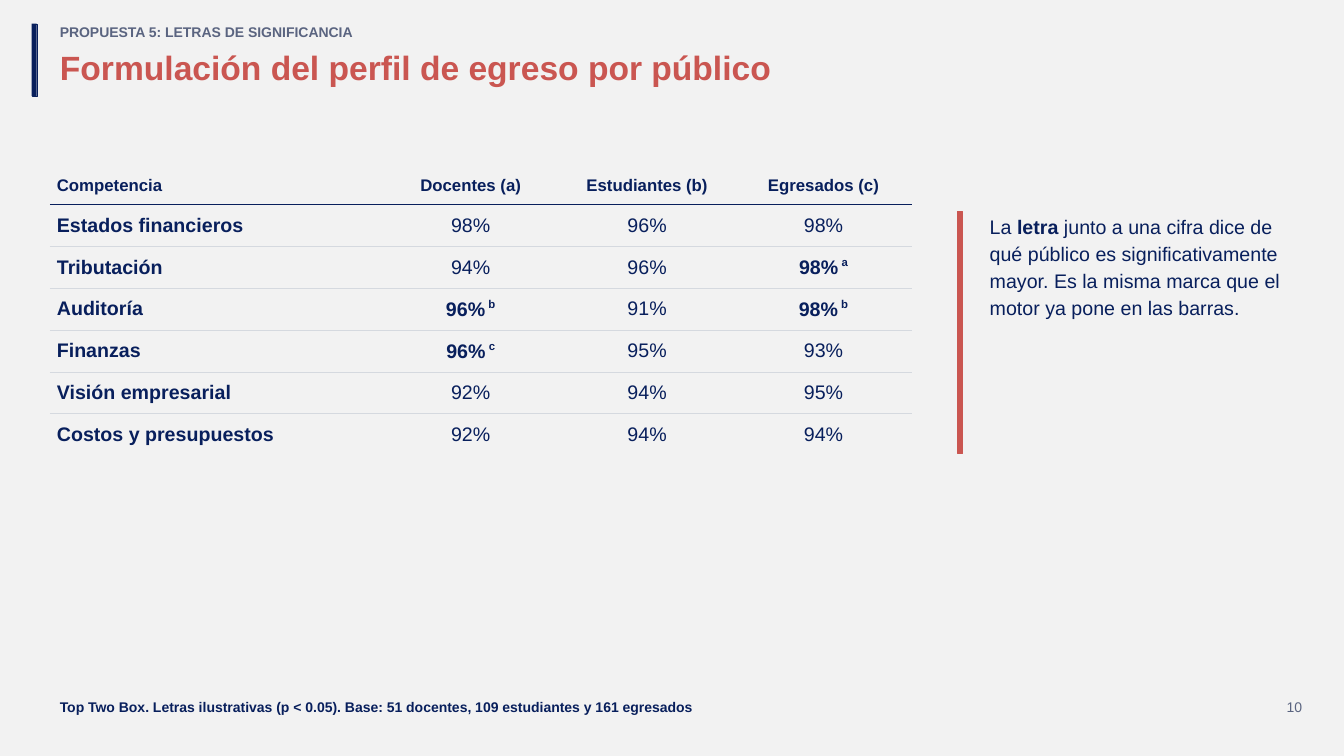
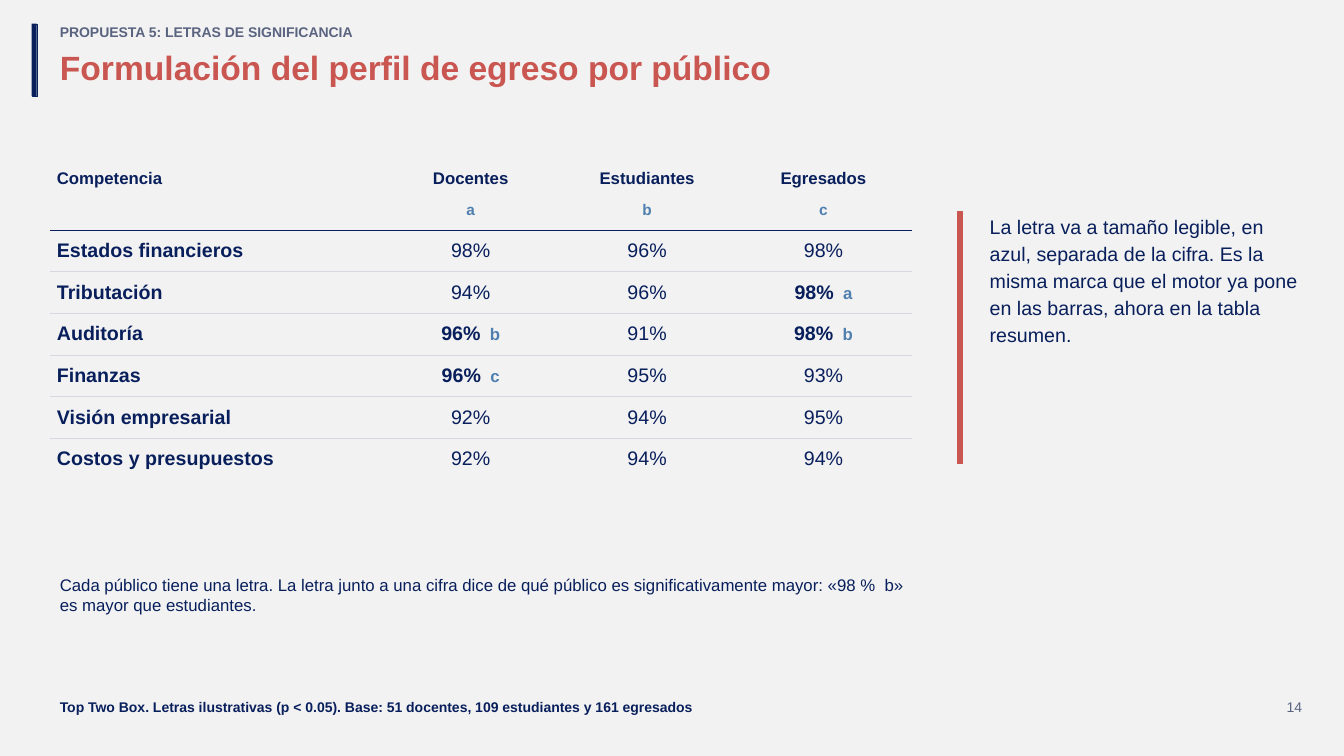
Before and after one commit to GonzaloAlmendariz/prosecnur-app, a slide deck: slide 14 of docs/qa/motor-ppt-2026-10-06/4-recetario/propuestas-rescatables.pptx (slide 10 before the commit). Drawn at 1344x756 pixels with LibreOffice and Linux fonts; fonts in the diff are those of the drawing; background and template pictures are left out. Boxes give left, top, right and bottom in pixels: in the first picture for what was removed or moved away, otherwise in the second. Text is boxed around its words. In the diff, an @@ line names an element or a change of style, - is before the commit and + after.

```diff
--- a/docs/qa/motor-ppt-2026-10-06/4-recetario/propuestas-rescatables.pptx
+++ b/docs/qa/motor-ppt-2026-10-06/4-recetario/propuestas-rescatables.pptx
@@ table at (x1=49, y1=166, x2=911, y2=570) @@
-row 1: Competencia | Docentes (a) | Estudiantes (b) | Egresados (c)
+row 1: Competencia | Docentes | Estudiantes | Egresados
+row 2:  | a | b | c
@@ rectangle resized from (x1=958, y1=212, x2=963, y2=454) to (x1=958, y1=212, x2=963, y2=464) @@
@@ text at (x1=990, y1=219, x2=1298, y2=343): text changed @@
-La letra junto a una cifra dice de qué público es significativamente mayor. Es la misma marca que el motor ya pone en las barras.
+La letra va a tamaño legible, en azul, separada de la cifra. Es la misma marca que el motor ya pone en las barras, ahora en la tabla resumen.
@@ text added at (x1=60, y1=578, x2=904, y2=615), 12 pt, text #081F5C @@
+Cada público tiene una letra. La letra junto a una cifra dice de qué público es significativamente mayor: «98 % b» es mayor que estudiantes.
@@ text at (x1=1287, y1=702, x2=1303, y2=712): text changed @@
-10
+14
```
Also in this commit, not shown: 8 other slides changed, 5 slides added, 2 slides removed, 2 other files.
